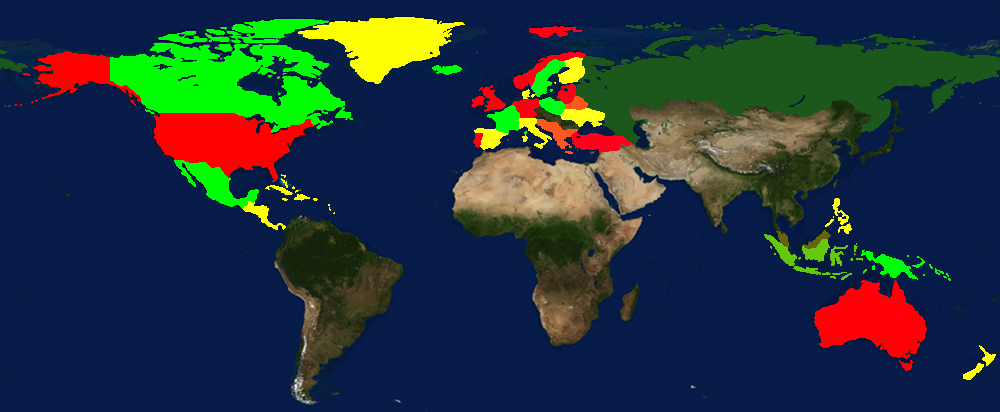
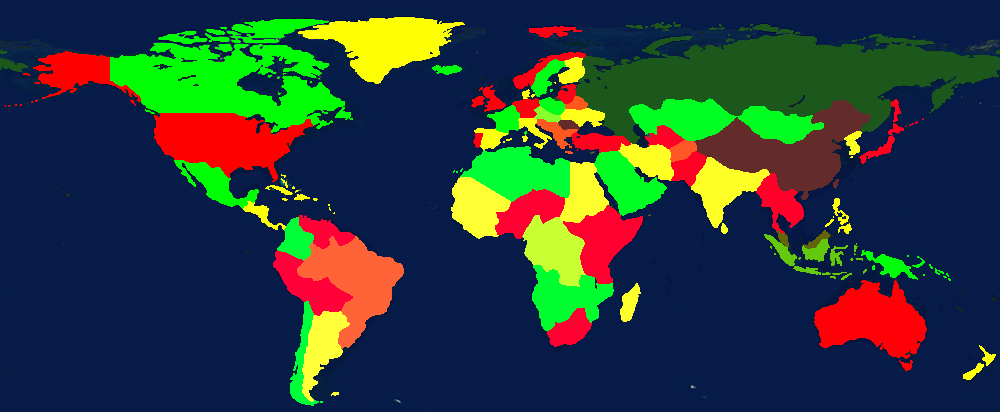
Before/after of a 1000 x 412 layered artwork. What changed in the layer stack:
added layer "Chile(59)" above "Argentina(58)" over <box>290,301,323,406</box>
added layer "Argentina(58)" above "Colombia(54)" over <box>302,311,350,402</box>
added layer "Colombia(54)" above "Brazil(57)" over <box>277,217,314,261</box>
added layer "Brazil(57)" above "Peru-Bolivia(56)" over <box>297,236,404,349</box>
added layer "Peru-Bolivia(56)" above "Venezuela(55)" over <box>273,250,353,316</box>
added layer "Venezuela(55)" above "Northern Africa(53)" over <box>299,215,355,249</box>
added layer "Northern Africa(53)" above "Western Africa(52)" over <box>453,146,570,202</box>
added layer "Western Africa(52)" above "Nigeria(51)" over <box>451,177,511,239</box>
added layer "Nigeria(51)" above "Congo(50)" over <box>495,189,565,239</box>
added layer "Congo(50)" above "Angola(49)" over <box>522,215,586,287</box>
added layer "Angola(49)" above "South Africa(48)" over <box>532,265,614,331</box>
added layer "South Africa(48)" above "East Africa(47)" over <box>547,308,592,347</box>
added layer "East Africa(47)" above "Egypt(46)" over <box>563,205,643,284</box>
added layer "Egypt(46)" above "Madagascar(45)" over <box>560,162,609,223</box>
added layer "China(42)" above "Southeast Asia(41)" over <box>694,100,872,200</box>
added layer "Southeast Asia(41)" above "India(40)" over <box>756,173,804,234</box>
added layer "India(40)" above "Turkmenistan(39)" over <box>691,157,770,234</box>
added layer "Pakistan(37)" above "Iran(36)" over <box>671,151,707,187</box>
added layer "Iran(36)" above "Middle East(35)" over <box>618,143,674,181</box>
added layer "Middle East(35)" above "Kazakhstan(34)" over <box>594,151,667,216</box>
added layer "Kazakhstan(34)" above "Mongolia(33)" over <box>629,98,737,141</box>
added layer "Mongolia(33)" above "Korea(32)" over <box>737,106,824,144</box>
added layer "Japan(31)" above "Balkans(30)" over <box>859,99,924,164</box>
…and 8 more changes (6 added, 2 painted)
